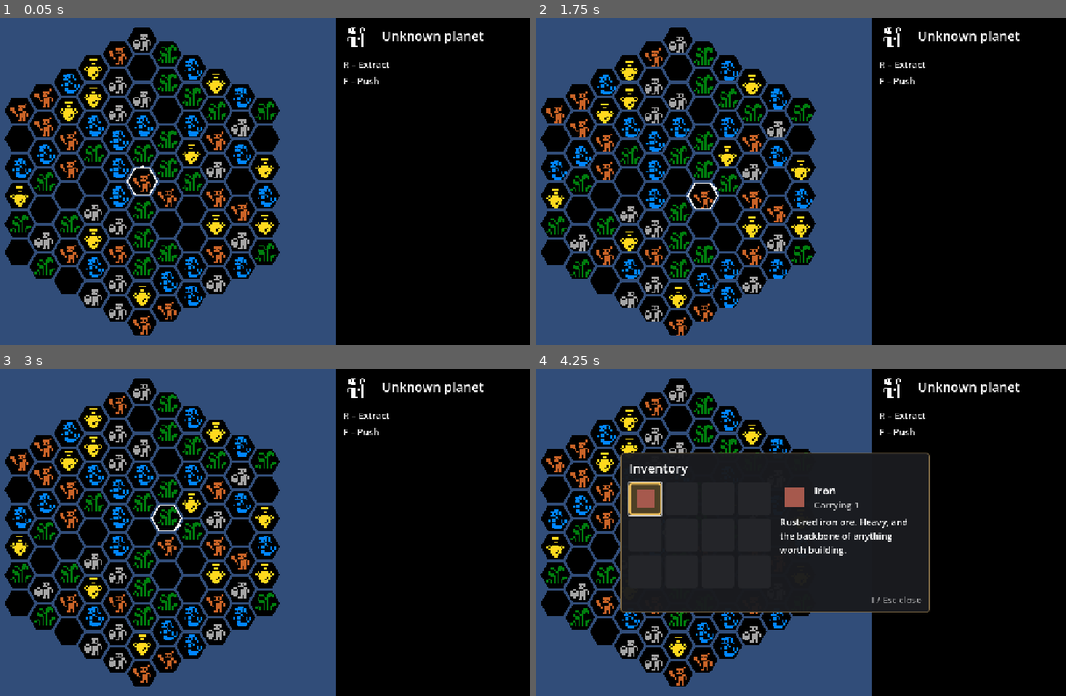
Above: before the commit, frames 1-4 (two rows, left to right).
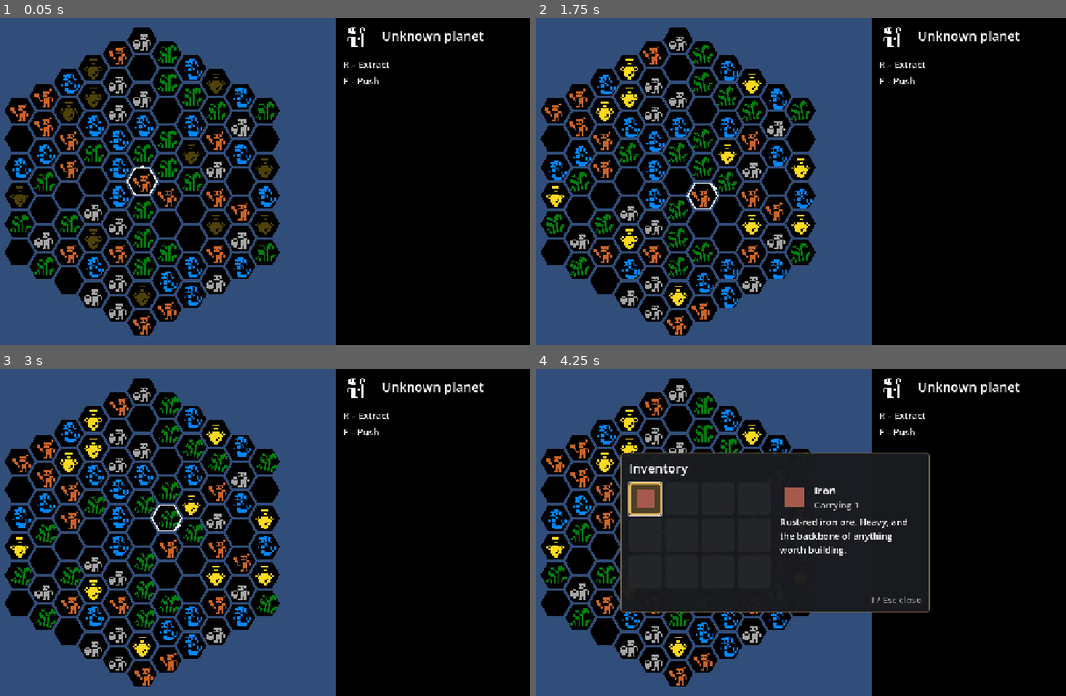
Above: after the commit, the same moments.

Repository: scunningham777/spaes-wrzrds
Game: Godot game, scene res://scenes/planet.tscn
The game is run twice, just before and just after one commit, with the same random seed, the same clock (stepped at 60 frames per second) and the same inputs. This scene is started directly instead of the project's main scene.
Inputs:
- Up to frame 1 (0.05 s): no input
- Up to frame 2 (1.75 s): tap Enter (ui_accept) at 0.5, 0.77, 1.52 s; hold D (hex_right) 0.53-1.28 s; hold R (extract) 0.53-1.28 s; hold X (hex_down) from 1.28 s (still down); tap E (hex_ne) at 1.35 s
- Up to frame 3 (3 s): tap Enter (ui_accept) at 2 s; release X (hex_down) at 2.03 s; hold D (hex_right) 2.03-2.78 s; hold Q (hex_nw) 2.03-2.78 s; hold W (hex_up) from 2.78 s (still down); tap C (hex_se) at 2.85 s
- Up to frame 4 (4.25 s): tap Enter (ui_accept) at 3.02, 3.5, 3.77 s; release W (hex_up) at 3.53 s; hold A (hex_left) from 3.53 s (still down); hold Z (hex_sw) from 3.53 s (still down); tap I (inventory) at 4.15 s

The runs differ from the first frame. In frame 1, 0.9% of the frame differs, in the area x 1-52%, y 12-88%; in frame 2, 4.4%; in frame 3, 4.9%, in the area x 1-53%, y 4-97%; in frame 4, nothing differs.

Commit message:
Give each tile type its own icon animation
Replaces the shared bob with a TILE_ANIMS table: one channel per type,
stepped off a shared clock. Water drifts vertically, iron horizontally,
stone squashes to 0.9 height, gold flickers to 0.3 alpha twice then holds,
and timber sways 10 degrees either way. Transforms pivot on the icon's
bottom center; animate_icons turns them all off.

Co-Authored-By: Claude Opus 5.5 <noreply@anthropic.com>
Claude-Session: https://claude.ai/code/session_01Fy3oHrvidQwwoQouWe8HeV

Diff:
--- a/scripts/tile_grid_view.gd
+++ b/scripts/tile_grid_view.gd
@@ -3,7 +3,8 @@
 
 # Draws a TileGrid as filled hexes, ported from Unity's TileVisualManager/TileVisual. Must be a
 # child of a HexBoard. Draws nothing until a grid is assigned. Types with an entry in TILE_ICONS
-# draw that sprite-sheet icon over an Empty-colored hex; the rest are plain colored hexes.
+# draw that sprite-sheet icon over an Empty-colored hex; the rest are plain colored hexes. Icons
+# with an entry in TILE_ANIMS step through it, all in sync off one clock.
 
 ## Tile size relative to the hex cell; < 1 leaves gaps between tiles (Unity's sprite was 1/1.1).
 @export var tile_scale: float = 1.0 / 1.1
@@ -11,10 +12,8 @@
 @export var icon_sheet: Texture2D
 ## Icon pixel scale; matches the wizard sprite's.
 @export var icon_scale: float = 4.0
-## Seconds per step of the icon bob (0, up, 0, down). 0 turns the bob off.
-@export var bob_step_seconds: float = 0.5
-## Bob height in sprite pixels (scaled by icon_scale, so it stays on the art's pixel grid).
-@export var bob_pixels: float = 1.0
+## Play the TILE_ANIMS icon animations.
+@export var animate_icons: bool = true
 
 # Colors from Unity's TileVisual.GetColorForType.
 const TILE_COLORS: Dictionary[TileGrid.TileType, Color] = {
@@ -35,8 +34,23 @@
 	TileGrid.TileType.STONE_OUTCROP: Rect2(92, 183, 12, 12),  # Cell (7, 14)
 }
 
-# Icon y offsets per bob step, in sprite pixels (screen y-down, so -1 is up).
-const BOB_STEPS: Array[float] = [0.0, -1.0, 0.0, 1.0]
+# Per-type icon animation: one channel stepped through `values`, `step` seconds per value.
+# Channels: x / y (sprite pixels, y-down), scale_y (height factor), alpha, rotation (degrees,
+# clockwise). Transforms pivot on the icon's bottom center.
+const TILE_ANIMS: Dictionary[TileGrid.TileType, Dictionary] = {
+	TileGrid.TileType.WATER_SPRING: {"channel": &"y", "step": 0.5, "values": [0.0, -1.0, 0.0, 1.0]},
+	TileGrid.TileType.IRON_DEPOSIT: {"channel": &"x", "step": 0.5, "values": [0.0, 1.0, 0.0, -1.0]},
+	TileGrid.TileType.STONE_OUTCROP: {"channel": &"scale_y", "step": 0.5, "values": [1.0, 0.9]},
+	# Two quick flashes, then full alpha for the last 0.5 s.
+	TileGrid.TileType.GOLD_ORE: {"channel": &"alpha", "step": 0.125,
+		"values": [0.3, 1.0, 0.3, 1.0, 1.0, 1.0, 1.0, 1.0]},
+	TileGrid.TileType.TIMBER: {"channel": &"rotation", "step": 0.5, "values": [0.0, 10.0, 0.0, -10.0]},
+}
+
+# Channel values when a type has no animation for that channel.
+const ANIM_DEFAULTS: Dictionary[StringName, float] = {
+	&"x": 0.0, &"y": 0.0, &"scale_y": 1.0, &"alpha": 1.0, &"rotation": 0.0,
+}
 
 var grid: TileGrid:
 	set(value):
@@ -46,11 +60,10 @@
 		if grid != null:
 			grid.tile_changed.connect(_on_tile_changed)
 		queue_redraw()
+## Seconds since the animations started.
+var anim_time: float = 0.0
 
 @onready var board: HexBoard = get_parent() as HexBoard
-
-var bob_step: int = 0
-var _bob_elapsed: float = 0.0
 
 
 func has_icon(type: TileGrid.TileType) -> bool:
@@ -64,18 +77,34 @@
 	return TILE_COLORS.get(type, Color.WHITE)
 
 
+# Current value of one animation channel for a type, or the channel's default.
+func anim_value(type: TileGrid.TileType, channel: StringName) -> float:
+	var anim: Dictionary = TILE_ANIMS.get(type, {})
+	if not animate_icons or anim.get("channel") != channel:
+		return ANIM_DEFAULTS[channel]
+	var values: Array = anim["values"]
+	return values[_anim_frame(anim)]
+
+
+func _anim_frame(anim: Dictionary) -> int:
+	var values: Array = anim["values"]
+	return floori(anim_time / anim["step"]) % values.size()
+
+
 func _process(delta: float) -> void:
-	if bob_step_seconds <= 0.0:
+	if not animate_icons:
 		return
-	_bob_elapsed += delta
-	if _bob_elapsed >= bob_step_seconds:
-		_bob_elapsed = fmod(_bob_elapsed, bob_step_seconds)
-		bob_step = (bob_step + 1) % BOB_STEPS.size()
+	var before := _anim_frames()
+	anim_time += delta
+	if _anim_frames() != before:
 		queue_redraw()
 
 
-func bob_offset() -> Vector2:
-	return Vector2(0.0, BOB_STEPS[bob_step] * bob_pixels * icon_scale)
+func _anim_frames() -> Array[int]:
+	var frames: Array[int] = []
+	for anim: Dictionary in TILE_ANIMS.values():
+		frames.append(_anim_frame(anim))
+	return frames
 
 
 func _on_tile_changed(_coord: Vector2i, _type: TileGrid.TileType) -> void:
@@ -97,7 +126,15 @@
 		var type := grid.get_tile(coord)
 		draw_colored_polygon(points, color_for(type))
 		if has_icon(type):
-			var region := TILE_ICONS[type]
-			var icon_size := region.size * icon_scale
-			var icon_pos := center - icon_size / 2.0 + bob_offset()
-			draw_texture_rect_region(icon_sheet, Rect2(icon_pos, icon_size), region)
+			_draw_icon(type, center)
+
+
+func _draw_icon(type: TileGrid.TileType, center: Vector2) -> void:
+	var region := TILE_ICONS[type]
+	var icon_size := region.size * icon_scale
+	var shift := Vector2(anim_value(type, &"x"), anim_value(type, &"y")) * icon_scale
+	var pivot := center + Vector2(0.0, icon_size.y / 2.0) + shift  # bottom center
+	draw_set_transform(pivot, deg_to_rad(anim_value(type, &"rotation")), Vector2(1.0, anim_value(type, &"scale_y")))
+	draw_texture_rect_region(icon_sheet, Rect2(Vector2(-icon_size.x / 2.0, -icon_size.y), icon_size), region,
+		Color(1.0, 1.0, 1.0, anim_value(type, &"alpha")))
+	draw_set_transform(Vector2.ZERO)
--- a/tests/smoke_test.gd
+++ b/tests/smoke_test.gd
@@ -271,14 +271,23 @@
 		_check(tiles.has_icon(type) and tiles.color_for(type) == Color.BLACK,
 			"planet: %s draws an icon on a black hex" % TileGrid.TileType.keys()[type])
 	_check(not tiles.has_icon(TileGrid.TileType.EMPTY), "planet: Empty is a plain hex")
-	# Icon bob: 0, up, 0, down, one sprite pixel (icon_scale screen px) per step.
-	tiles.bob_step = 0
-	var bob_ys: Array[float] = []
-	for i in 4:
-		tiles._process(tiles.bob_step_seconds)
-		bob_ys.append(tiles.bob_offset().y)
-	var px := tiles.icon_scale
-	_check(bob_ys == [-px, 0.0, px, 0.0], "planet: icons bob up, center, down, center (%s)" % [bob_ys])
+	# Icon animations: [type, channel, seconds between samples, expected values]. Samples are taken
+	# mid-step, starting at half the interval.
+	for case: Array in [
+		[TileGrid.TileType.WATER_SPRING, &"y", 0.5, [0.0, -1.0, 0.0, 1.0, 0.0]],
+		[TileGrid.TileType.IRON_DEPOSIT, &"x", 0.5, [0.0, 1.0, 0.0, -1.0, 0.0]],
+		[TileGrid.TileType.STONE_OUTCROP, &"scale_y", 0.5, [1.0, 0.9, 1.0, 0.9]],
+		[TileGrid.TileType.GOLD_ORE, &"alpha", 0.125, [0.3, 1.0, 0.3, 1.0, 1.0, 1.0, 1.0, 1.0, 0.3]],
+		[TileGrid.TileType.TIMBER, &"rotation", 0.5, [0.0, 10.0, 0.0, -10.0, 0.0]],
+	]:
+		var got: Array = []
+		for i in (case[3] as Array).size():
+			tiles.anim_time = case[2] * (i + 0.5)
+			got.append(tiles.anim_value(case[0], case[1]))
+		_check(got == case[3], "planet: %s %s animation (%s)" % [TileGrid.TileType.keys()[case[0]], case[1], got])
+	tiles.anim_time = 1.6  # gold holds full alpha for the last 0.5 s of its 1 s cycle
+	_check(tiles.anim_value(TileGrid.TileType.GOLD_ORE, &"alpha") == 1.0
+		and tiles.anim_value(TileGrid.TileType.GOLD_ORE, &"y") == 0.0, "planet: gold rests at full alpha, no drift")
 	var side_panel: Control = current_scene.get_node("%SidePanel")
 	_check((current_scene.get_node("%PlanetName") as Label).text == planet_a.display_name,
 		"planet: side panel names the planet")
